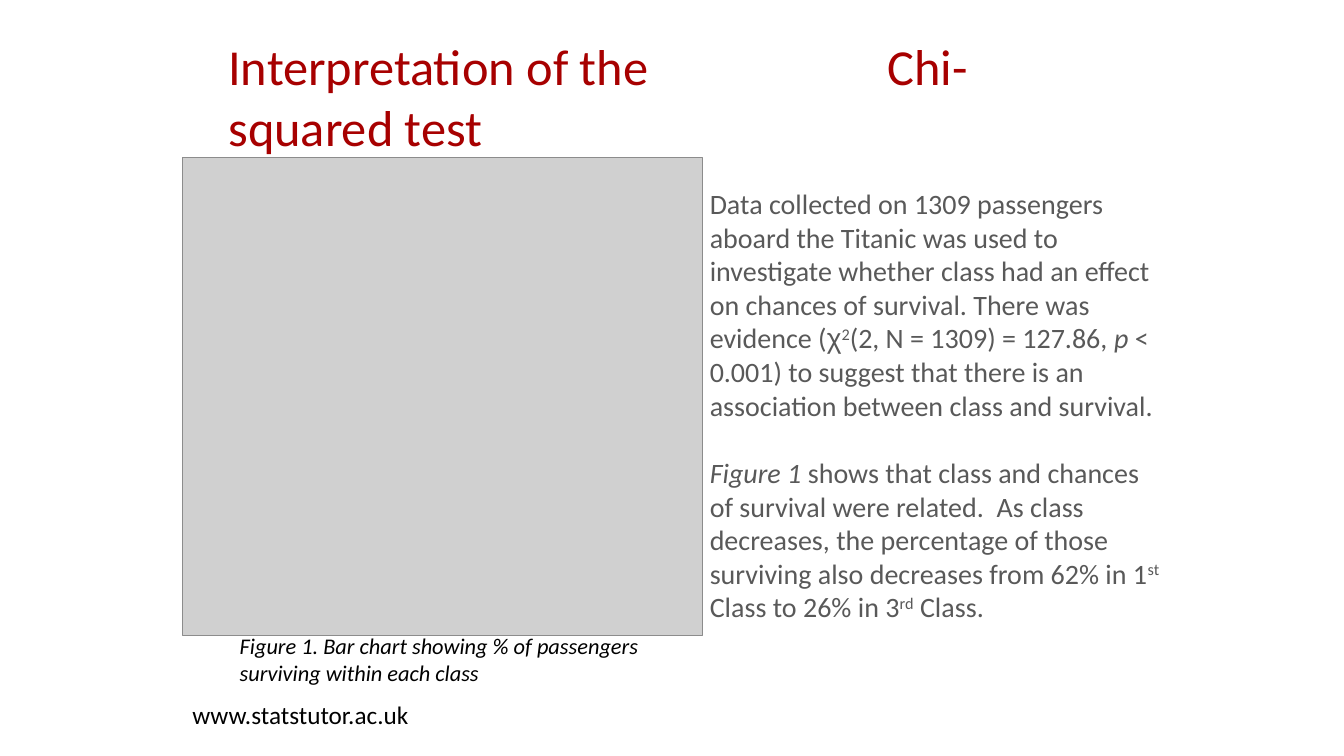
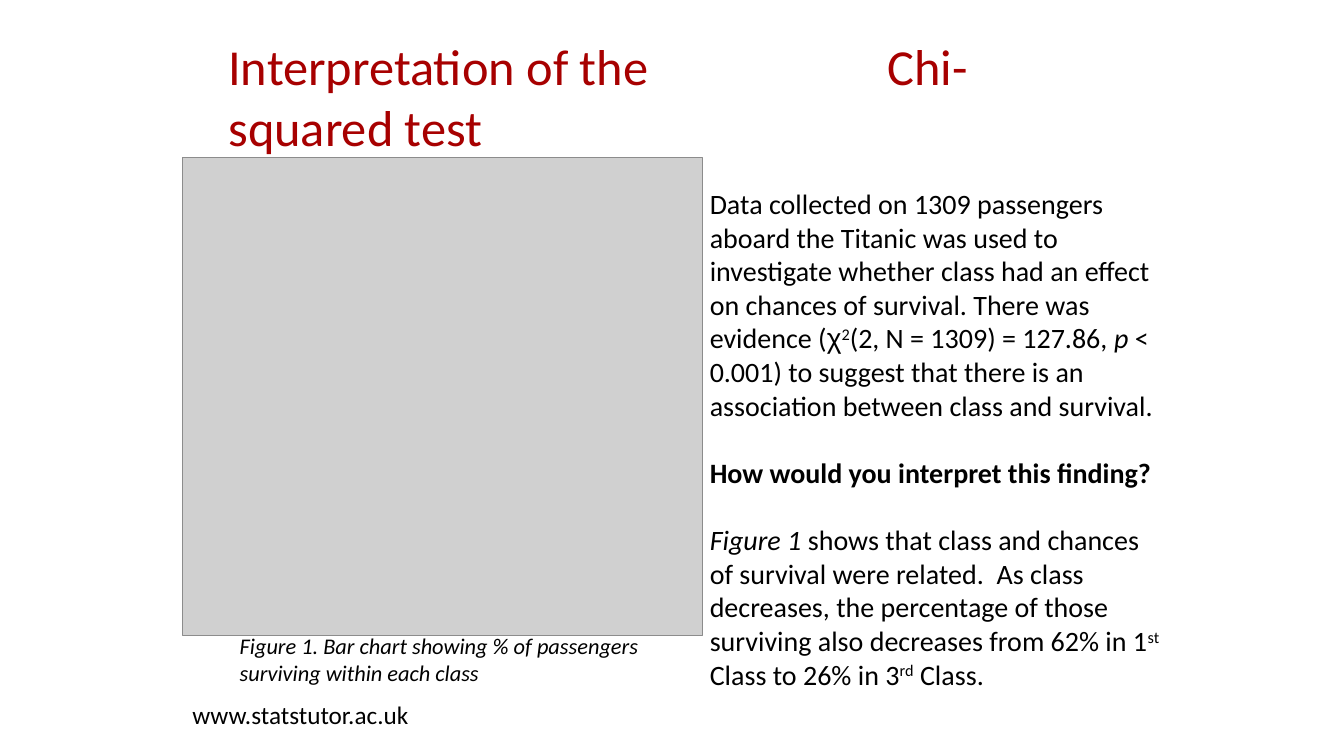
Before and after one commit to M1V0/FASS512, a slide deck: slide 26 of Week7/Week_7.pptx. Drawn at 1344x756 pixels with LibreOffice and Linux fonts; fonts in the diff are those of the drawing; grey boxes stand for pictures; background and template pictures are left out. Boxes give left, top, right and bottom in pixels: in the first picture for what was removed or moved away, otherwise in the second. Text is boxed around its words. In the diff, an @@ line names an element or a change of style, - is before the commit and + after.

```diff
--- a/Week7/Week_7.pptx
+++ b/Week7/Week_7.pptx
@@ text at [710,194,1153,686]: text colour #595959 to #000000 @@
@@ text at [710,463,1151,488]: paragraph added @@
+How would you interpret this finding?
```
Also in this commit, not shown: 11 other slides changed, 54 other files.
